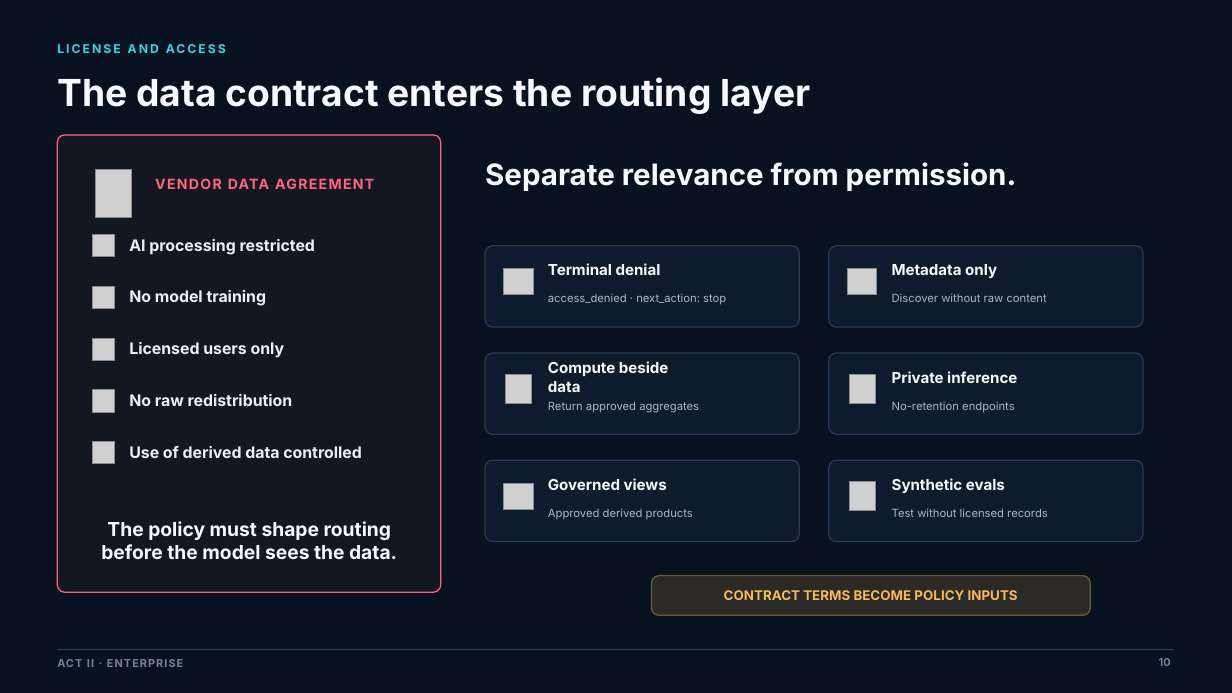
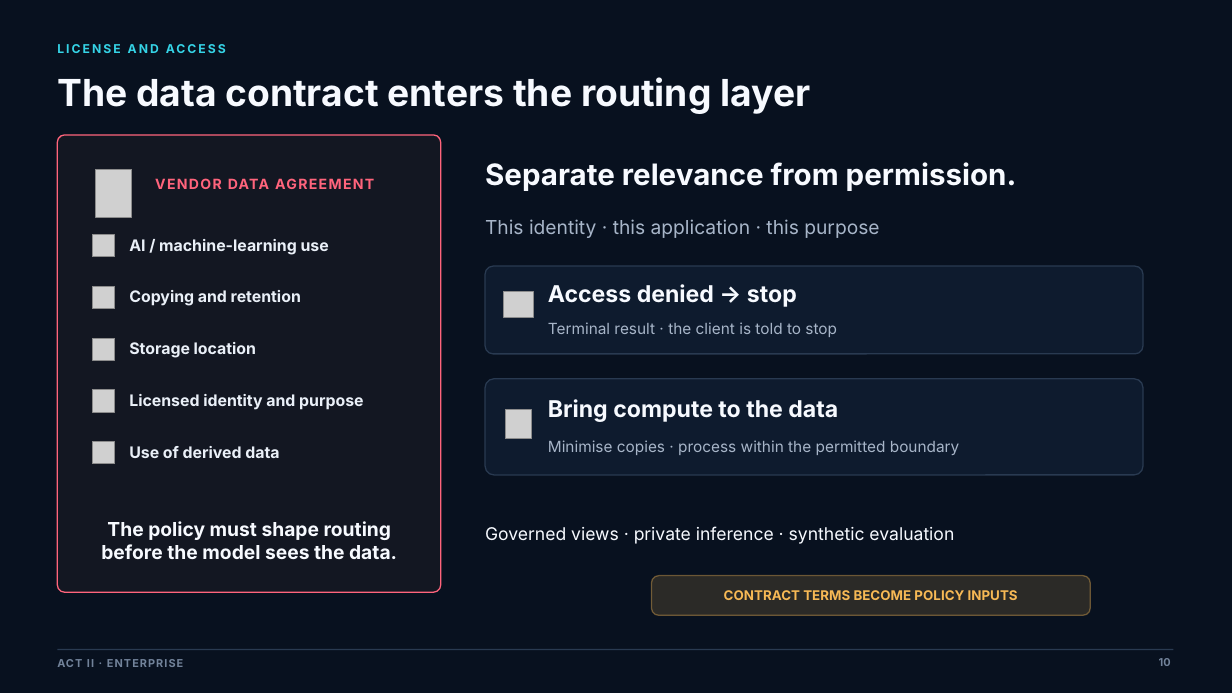
Before and after one commit to kolygri/kolygri.github.io, a slide deck: slide 10 of presentations/Beyond_the_Demo_Trusted_AI_Agents_MCP_AI_Expo_2026.pptx. Drawn at 1232x693 pixels with LibreOffice and Linux fonts; fonts in the diff are those of the drawing; grey boxes stand for pictures; background and template pictures are left out. Boxes give left, top, right and bottom in pixels: in the first picture for what was removed or moved away, otherwise in the second. Text is boxed around its words. In the diff, an @@ line names an element or a change of style, - is before the commit and + after.

```diff
--- a/presentations/Beyond_the_Demo_Trusted_AI_Agents_MCP_AI_Expo_2026.pptx
+++ b/presentations/Beyond_the_Demo_Trusted_AI_Agents_MCP_AI_Expo_2026.pptx
@@ text at [129, 239, 329, 255]: text changed @@
-AI processing restricted
+AI / machine-learning use
@@ text added at [485, 219, 879, 238], 15 pt, text #A7B5C8 @@
+This identity · this application · this purpose
@@ rounded rectangle: place and size @@
-rounded rectangle at [485, 246, 799, 327]
+rounded rectangle at [485, 266, 1143, 354]
@@ text removed at [548, 263, 661, 275] @@
-Terminal denial
@@ rounded rectangle removed at [829, 246, 1143, 327] @@
@@ picture removed at [848, 269, 877, 295] @@
@@ text removed at [892, 264, 997, 278] @@
-Metadata only
@@ text at [129, 290, 301, 306]: text changed @@
-No model training
+Copying and retention
@@ picture: place and size @@
-picture at [504, 269, 533, 295]
+picture at [504, 291, 533, 317]
@@ text at [548, 284, 797, 307]: text changed; size 8.8 to 18 pt; text colour #A7B5C8 to #F7FAFF; bold on @@
-access_denied · next_action: stop
+Access denied → stop
@@ text removed at [892, 293, 1047, 302] @@
-Discover without raw content
@@ text added at [548, 322, 837, 337], 12 pt, text #A7B5C8 @@
+Terminal result · the client is told to stop
@@ text at [129, 342, 256, 358]: text changed @@
-Licensed users only
+Storage location
@@ rounded rectangle removed at [829, 353, 1143, 434] @@
@@ rounded rectangle: place and size @@
-rounded rectangle at [485, 353, 799, 434]
+rounded rectangle at [485, 379, 1143, 475]
@@ picture removed at [849, 374, 875, 404] @@
@@ text removed at [892, 371, 1017, 383] @@
-Private inference
@@ text at [129, 394, 363, 410]: text changed @@
-No raw redistribution
+Licensed identity and purpose
@@ picture: place and size @@
-picture at [506, 374, 531, 404]
+picture at [506, 409, 531, 439]
@@ text at [548, 399, 838, 422]: text changed; size 11.8 to 18 pt @@
-Compute beside data
+Bring compute to the data
@@ text removed at [548, 402, 699, 413] @@
-Return approved aggregates
@@ text removed at [892, 402, 1015, 413] @@
-No-retention endpoints
@@ text at [129, 446, 279, 458]: text changed @@
-Use of derived data controlled
+Use of derived data
@@ text added at [548, 440, 960, 455], 12 pt, text #A7B5C8 @@
+Minimise copies · process within the permitted boundary
@@ rounded rectangle removed at [485, 460, 799, 542] @@
@@ text removed at [548, 478, 667, 490] @@
-Governed views
@@ rounded rectangle removed at [829, 460, 1143, 542] @@
@@ text removed at [892, 478, 1005, 493] @@
-Synthetic evals
@@ picture removed at [504, 483, 533, 509] @@
@@ text removed at [548, 508, 693, 519] @@
-Approved derived products
@@ picture removed at [849, 482, 875, 511] @@
@@ text removed at [892, 508, 1048, 517] @@
-Test without licensed records
@@ text added at [485, 526, 954, 544], 13.7 pt, text #F7FAFF @@
+Governed views · private inference · synthetic evaluation
```
Also in this commit, not shown: 10 other slides changed, 1 other file.
